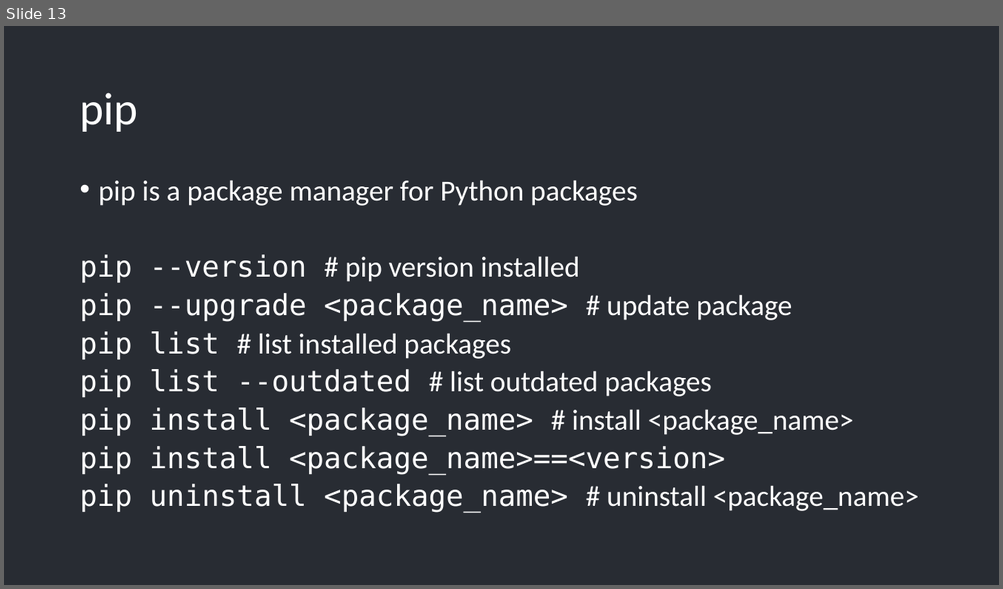
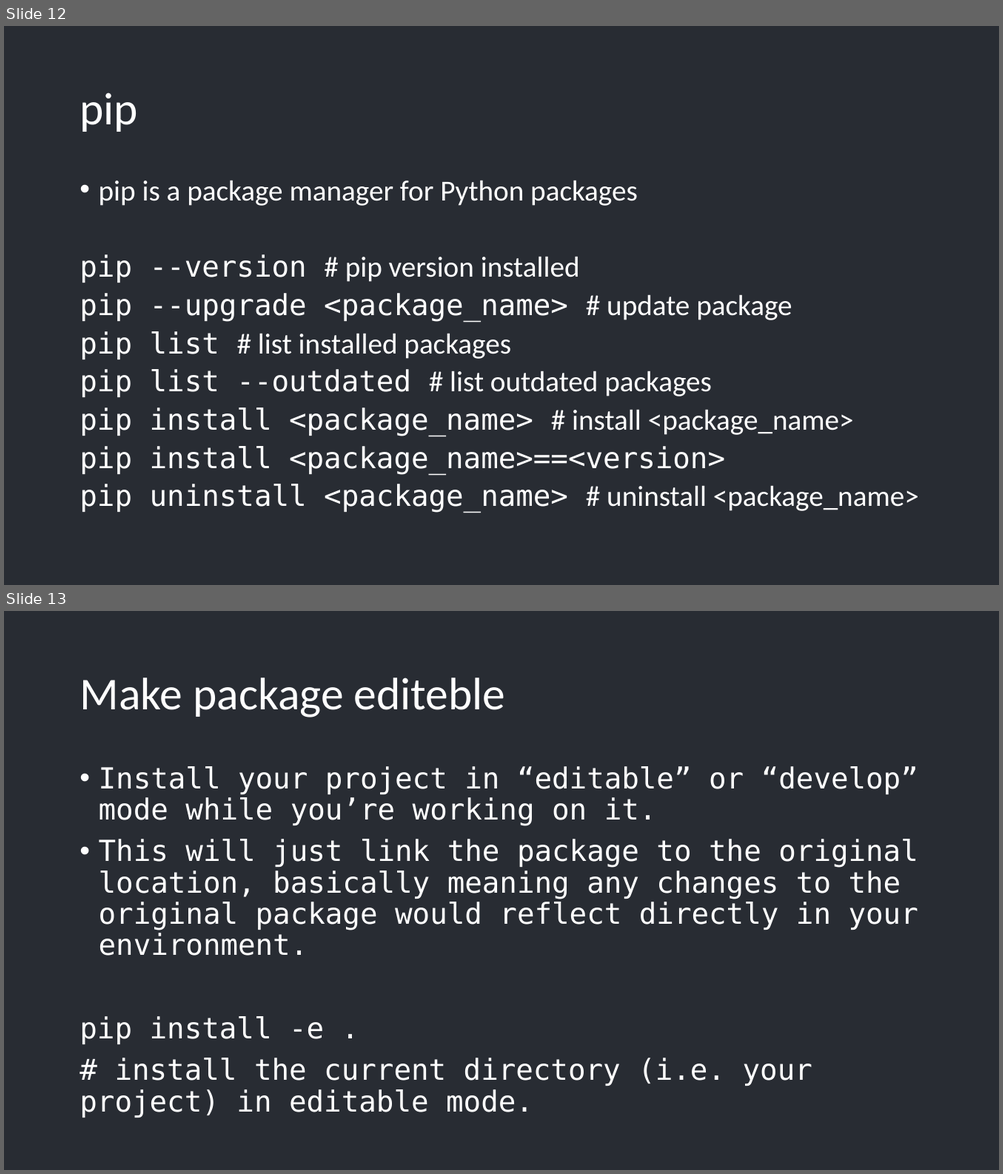
Before and after one commit to fmwestby/IN3110_Group_Sessions, a slide deck: 03_packages/python_packages.pptx. Shown one above the other, each under a label of ours: slide 13 before the commit, slides 12 and 13 after it. The pictures are 1003x589 and 1003x1174 pixels, drawn with LibreOffice and Linux fonts; fonts in the diff are those of the drawing. Boxes give left, top, right and bottom in pixels: in the first picture for what was removed or moved away, otherwise in the second. Text is boxed around its words. In the diff, an @@ line names an element or a change of style, - is before the commit and + after.

```diff
--- a/03_packages/python_packages.pptx
+++ b/03_packages/python_packages.pptx
@@ slide 13 added at (4, 611, 999, 1170), background #282C33 @@
@@ title added at (79, 678, 506, 718), 44 pt, text #FFFFFF @@
+Make package editeble
@@ text added at (79, 766, 918, 1118), 28 pt, text #FFFFFF @@
+• Install your project in “editable” or “develop” mode while you’re working on it.
+• This will just link the package to the original location, basically meaning any changes to the original package would reflect directly in your environment.
+pip install -e .
+# install the current directory (i.e. your project) in editable mode.
@@ what was slide 13 is now slide 12 @@
```
Also in this commit, not shown: 1 slide changed, 1 other slide added, 1 slide removed, 1 other file.
